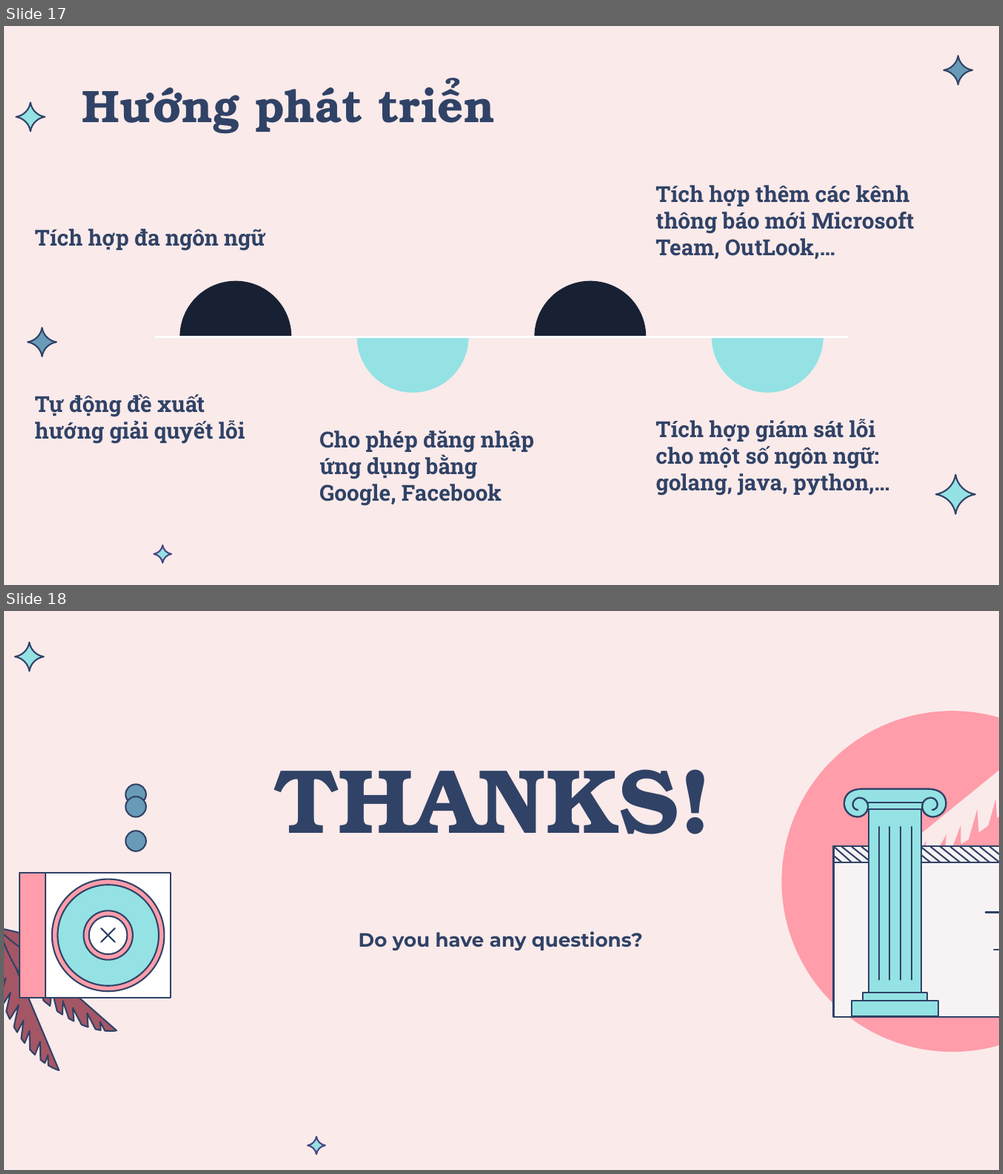
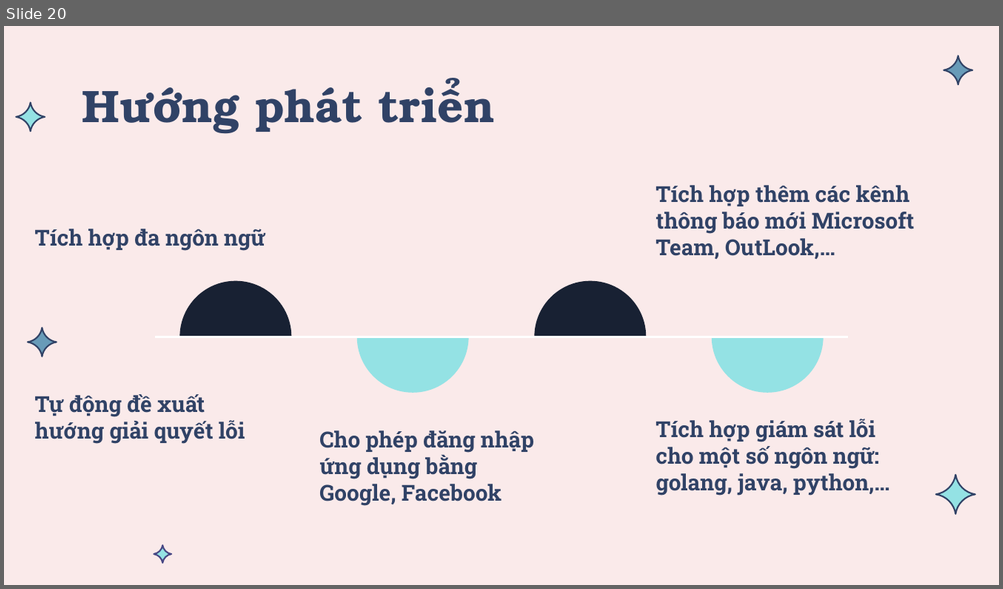
Before and after one commit to thanhhuydev77/ErrorMonitoring_Doc, a slide deck: Bao Cao/Slide_KLTN_17520568_17521258.pptx. Shown one above the other, each under a label of ours: slides 17 and 18 before the commit, slide 20 after it. The pictures are 1003x1174 and 1003x589 pixels, drawn with LibreOffice and Linux fonts; fonts in the diff are those of the drawing. Boxes give left, top, right and bottom in pixels: in the first picture for what was removed or moved away, otherwise in the second. Text is boxed around its words. In the diff, an @@ line names an element or a change of style, - is before the commit and + after.

```diff
--- a/Bao Cao/Slide_KLTN_17520568_17521258.pptx
+++ b/Bao Cao/Slide_KLTN_17520568_17521258.pptx
@@ slide 18 removed at (x1=4, y1=611, x2=999, y2=1170), background #FAEAEA; not listed: 1 template element that a slide beside it also shows @@
@@ freeform shape removed at (x1=15, y1=642, x2=44, y2=671) @@
@@ freeform shape removed at (x1=724, y1=654, x2=999, y2=1111) @@
@@ freeform shape removed at (x1=125, y1=784, x2=146, y2=805) @@
@@ title removed at (x1=274, y1=769, x2=711, y2=834) @@
-THANKS!
@@ freeform shape removed at (x1=125, y1=797, x2=146, y2=818) @@
@@ freeform shape removed at (x1=125, y1=831, x2=146, y2=851) @@
@@ freeform shape removed at (x1=4, y1=926, x2=59, y2=1071) @@
@@ freeform shape removed at (x1=4, y1=927, x2=116, y2=1031) @@
@@ freeform shape removed at (x1=4, y1=928, x2=129, y2=969) @@
@@ group removed at (x1=20, y1=874, x2=170, y2=998): 6 freeform shapes @@
@@ text removed at (x1=358, y1=931, x2=643, y2=951) @@
-Do you have any questions?
@@ group removed at (x1=834, y1=847, x2=999, y2=1018): 22 freeform shapes @@
@@ group removed at (x1=843, y1=789, x2=945, y2=1016): 10 freeform shapes, 2 ellipses @@
@@ freeform shape removed at (x1=307, y1=1137, x2=325, y2=1155) @@
@@ what was slide 17 is now slide 20 @@
```
Also in this commit, not shown: 3 slides changed, 5 slides added, 1 other file.
